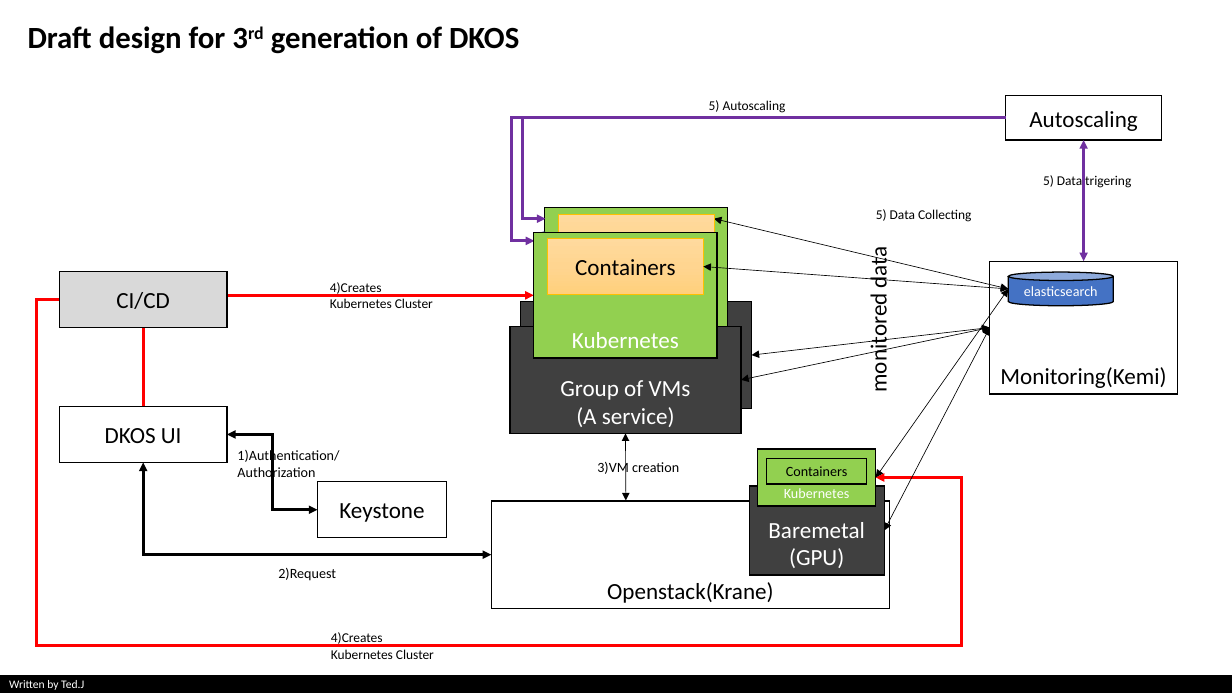
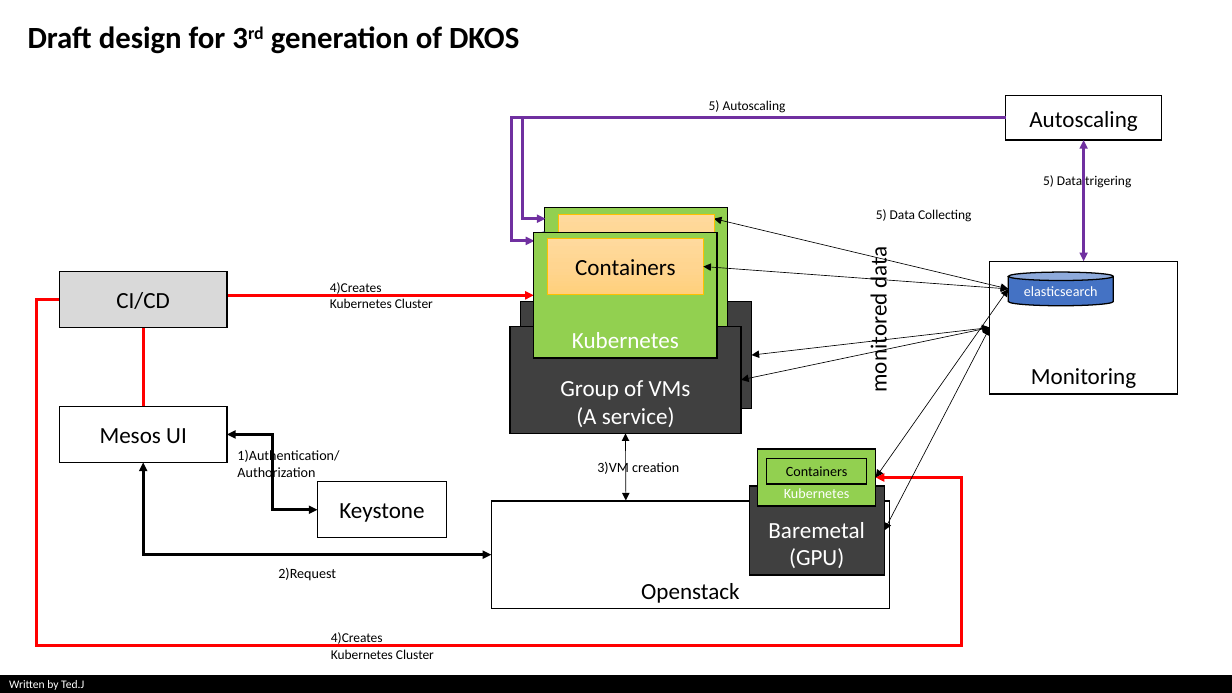
Before and after one commit to ted-jung/Tech-Docs, a slide deck: slide 16 of Kubernetes.pptx. Drawn at 1232x693 pixels with LibreOffice and Linux fonts; fonts in the diff are those of the drawing. Boxes give left, top, right and bottom in pixels: in the first picture for what was removed or moved away, otherwise in the second. Text is boxed around its words. In the diff, an @@ line names an element or a change of style, - is before the commit and + after.

Commit message:
add a slide

```diff
--- a/Kubernetes.pptx
+++ b/Kubernetes.pptx
@@ text in rectangle at [1031, 368, 1136, 388]: text changed @@
-Monitoring(Kemi)
+Monitoring
@@ text in rectangle at [100, 428, 187, 443]: text changed @@
-DKOS UI
+Mesos UI
@@ text in rectangle at [641, 583, 740, 603]: text changed @@
-Openstack(Krane)
+Openstack
```
Also in this commit, not shown: 4 other slides changed, 1 slide added.
